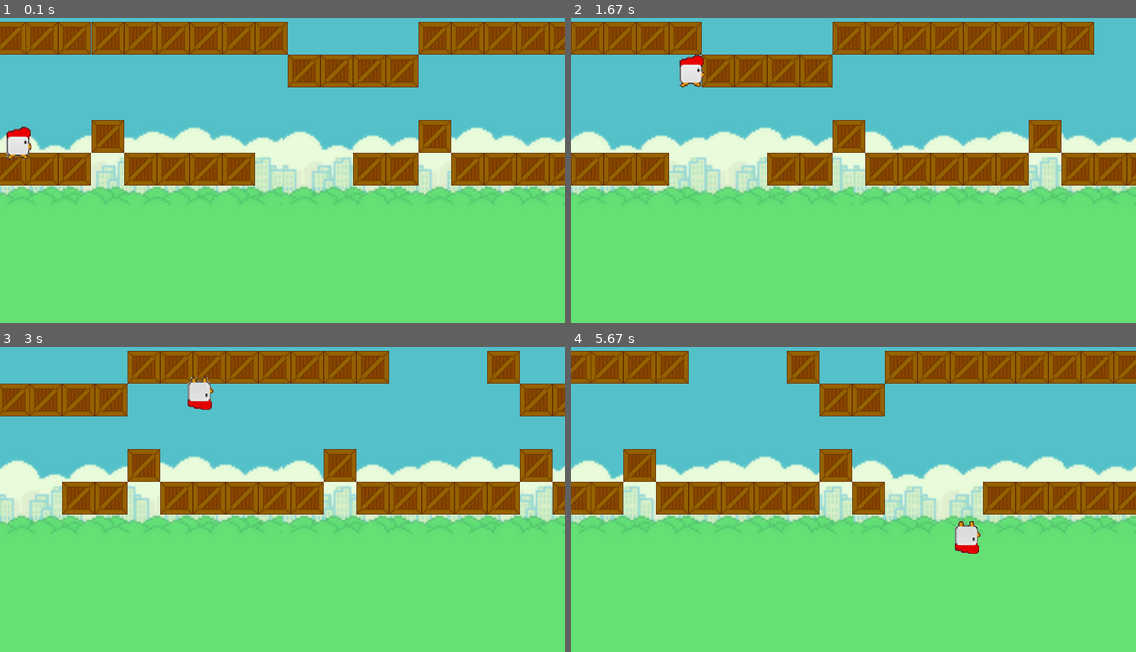
Above: before the commit, frames 1-4 (two rows, left to right).
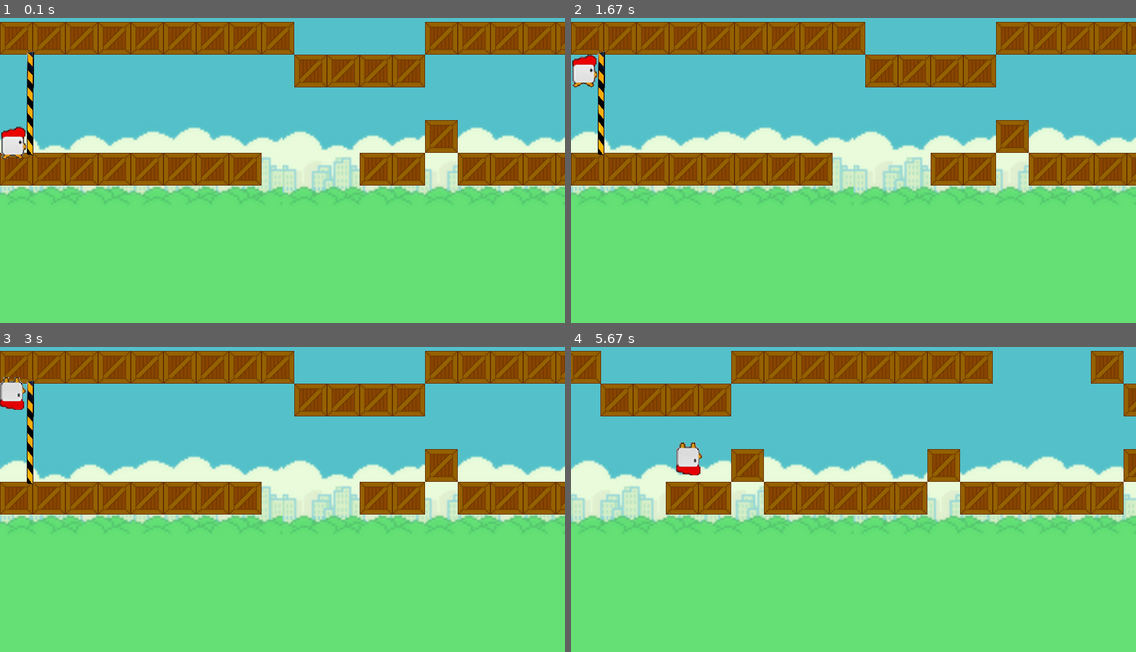
Above: after the commit, the same moments.

Repository: shugaibov-valy/ChickenRun-Pygame2
Game: pygame game, started from main.py
Same seed, same stepped clock (60 frames per second), same inputs: the game is played once before the commit and once after it.
Inputs:
- Up to frame 1 (0.1 s): no input
- Up to frame 2 (1.67 s): hold Up 0.33-0.8 s; hold Down 0.83-1.13 s; hold Up 1.17-1.53 s; hold Down from 1.57 s (still down)
- Up to frame 3 (3 s): release Down at 1.93 s; hold Up 1.97-2.27 s; hold Down 2.3-2.6 s; hold Up from 2.63 s (still down)
- Up to frame 4 (5.67 s): release Up at 3 s; hold Down 3.03-3.4 s; hold Up 3.43-3.73 s; hold Down 3.77-4.07 s; hold Up 4.1-4.47 s; hold Down 4.5-4.87 s; hold Up 4.9-5.2 s; hold Down 5.23-5.53 s; hold Up from 5.57 s (still down)

The runs differ from the first frame. In frame 1, 11% of the frame differs, in the area x 0-100%, y 1-55%; in frame 2, 18%; in frame 3, 22%; in frame 4, 22%.

Commit message:
Add start line

Diff:
--- a/data/map.txt
+++ b/data/map.txt
@@ -7,5 +7,5 @@
 ##########!!!!########...#!!##########!!#######
 
 
-@
-####!####...##!#####!#####!#...####################
+  @>
+#########...##!#####!#####!#...####################
--- a/main.py
+++ b/main.py
@@ -1,9 +1,11 @@
 import pygame
 import os
 import sys
+import datetime
 
 pygame.init()
-
+pygame.mixer.music.load("music/fon.mp3")
+pygame.mixer.music.play(loops=0, start=0.0)
 clock = pygame.time.Clock()
 fps = 31
 Bird_update = 10
@@ -48,6 +50,7 @@
 tiles_group1 = pygame.sprite.Group()
 tiles_group3 = pygame.sprite.Group()
 tiles_group4 = pygame.sprite.Group()
+start_group = pygame.sprite.Group()
 
 image1 = pygame.transform.scale(load_image('Chicken-up_stay.png'), (40, 50))  # motion animation
 image2 = pygame.transform.scale(load_image('Chicken-up_run.png'), (40, 50))  # motion animation
@@ -107,41 +110,30 @@
 
 
 class Bird(pygame.sprite.Sprite):
-    def __init__(self, sheet, columns, rows, level):
+    def __init__(self, sheet, level):
         super().__init__(bird_group)
         self.frames = []
-        self.cut_sheet(sheet, columns, rows)
-        self.cur_frame = 0
-        self.image = self.frames[self.cur_frame]
-        self.mask = pygame.mask.from_surface(self.image)
+        self.image = sheet
         self.x = 0
         self.y = 0
         self.vel = 10
+        self.rect = self.image.get_rect()
         for y in range(len(level)):
             for x in range(len(level[y])):
                 if level[y][x] == '@':
                     self.y = y * tile_height
                     self.x = x * tile_width
 
-    def cut_sheet(self, sheet, columns, rows):
-        self.rect = pygame.Rect(0, 0, sheet.get_width() // columns,
-                                sheet.get_height() // rows)
-        for j in range(rows):
-            for i in range(columns):
-                frame_location = (self.rect.w * i, self.rect.h * j)
-                self.frames.append(sheet.subsurface(pygame.Rect(
-                    frame_location, self.rect.size)))
-
     def update(self):
-        self.x += 2  # speed hero
+        if start == 0:
+            self.x += 1
         if pygame.sprite.spritecollideany(self, tiles_group3):
             self.x -= 5
 
         if pygame.sprite.spritecollideany(self, tiles_group4):
             self.x -= 5
         self.rect = self.image.get_rect().move(self.x, self.y)
-        self.cur_frame = (self.cur_frame + 1) % len(self.frames)
-        self.image = self.frames[self.cur_frame]
+
         if isUP == True:
             draw_UP()
         if not pygame.sprite.spritecollideany(self, tiles_group1) and isUP == False:
@@ -155,6 +147,25 @@
             else:
                 self.x += 5
 
+
+class Start_line(pygame.sprite.Sprite):
+    def __init__(self, sheet, level):
+        super().__init__(start_group)
+        self.image = sheet
+        self.x = 0
+        self.y = 0
+        self.vel = 10
+        self.rect = self.image.get_rect()
+        for y in range(len(level)):
+            for x in range(len(level[y])):
+                if level[y][x] == '>':
+                    self.y = y * tile_height - 110
+                    self.x = x * tile_width - 80
+
+    def update(self):
+        self.rect = self.image.get_rect().move(self.x, self.y)
+
+
 def draw_UP():  # motion animation
     global count_UP
     if count_UP == 4:
@@ -189,13 +200,13 @@
     for y in range(len(level)):
         for x in range(len(level[y])):
             if level[y][x] == '#':
-                if a <= 39:
+                if a <= 42:
                     Tile('wall', x - c, y)  # upper blocks
                     a += 1
                 else:
                     Tile1('wall', x - c, y)  # lower blocks
             elif level[y][x] == '!':
-                if a <= 39:
+                if a <= 42:
                     Tile3('wall', x - c, y)  # upper barriers
                     a += 1
                 else:
@@ -207,28 +218,30 @@
 
 bird_group = pygame.sprite.Group()
 level_map = load_level('map.txt')
-flappy = Bird(pygame.transform.scale(load_image('Chicken-down_stay.png'), (40, 50)), 1, 1, level_map)
+flappy = Bird(pygame.transform.scale(load_image('Chicken-down_stay.png'), (40, 50)), level_map)
+start_line = Start_line(pygame.transform.rotate(pygame.transform.scale(load_image('Start-line.png'), (170, 150)), 90), level_map)
 
 bird_group.add(flappy)
+start_group.add(start_line)
 
 map_speed = 1
-
+start = 1     # start line close
 run = True
+first_time = datetime.datetime.now()
 while run:
 
     clock.tick(fps)
     if isUP == False:
         draw_DOWN()
     # draw background
-    tiles_group = pygame.sprite.Group()   # upper blocks
+    tiles_group = pygame.sprite.Group()  # upper blocks
     tiles_group1 = pygame.sprite.Group()  # lower blocks
     tiles_group3 = pygame.sprite.Group()  # upper barriers
     tiles_group4 = pygame.sprite.Group()  # lower barriers
-
     screen.blit(bg, (0, 0))
     hero, level_x, level_y = generate_level(level_map, map_speed)
 
-    map_speed += 0.1
+
     tiles_group.draw(screen)
     tiles_group.update()
     tiles_group1.draw(screen)
@@ -239,7 +252,18 @@
     tiles_group4.update()
     bird_group.draw(screen)
     bird_group.update()
+    start_group.draw(screen)
+    start_group.update()
     flappy.update()
+    if start == 0:
+        map_speed += 0.1
+        start_line.update()
+    second_time = datetime.datetime.now()
+    delta = second_time - first_time
+    if '03' == str(delta).split(':')[2].split('.')[0]:   # 3 seconds stop
+        start = 0         # start line open
+        start_line.x = -100
+        start_line.y = 0
     for event in pygame.event.get():
         if event.type == pygame.QUIT:
             run = False
Binary file added: data/Finish-line.png
Binary file added: data/Start-line.png
Not shown, added: music/fon.mp3
